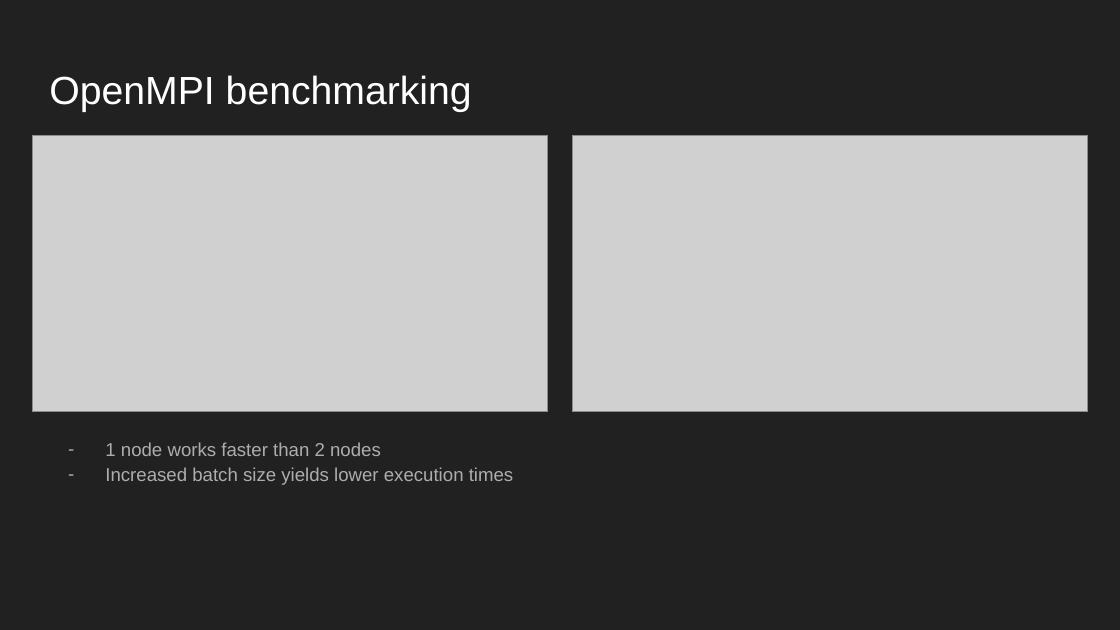
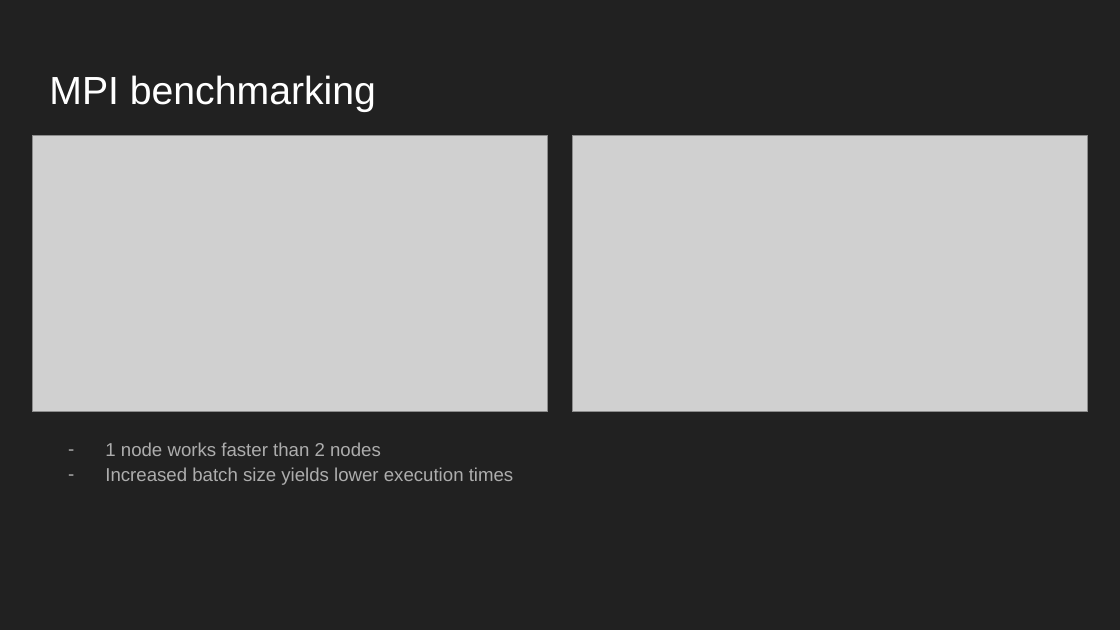
Before and after one commit to gallindic/HPC-Neural-Network-parallelization, a slide deck: slide 11 of presentation/Neural network training.pptx (slide 9 before the commit). Drawn at 1120x630 pixels with LibreOffice and Linux fonts; fonts in the diff are those of the drawing; grey boxes stand for pictures. Boxes give left, top, right and bottom in pixels: in the first picture for what was removed or moved away, otherwise in the second. Text is boxed around its words. In the diff, an @@ line names an element or a change of style, - is before the commit and + after.

```diff
--- a/presentation/Neural network training.pptx
+++ b/presentation/Neural network training.pptx
@@ title at (49,75,376,112): text changed @@
-OpenMPI benchmarking
+MPI benchmarking
```
Also in this commit, not shown: 2 other slides changed, 2 slides added, 1 other file.
